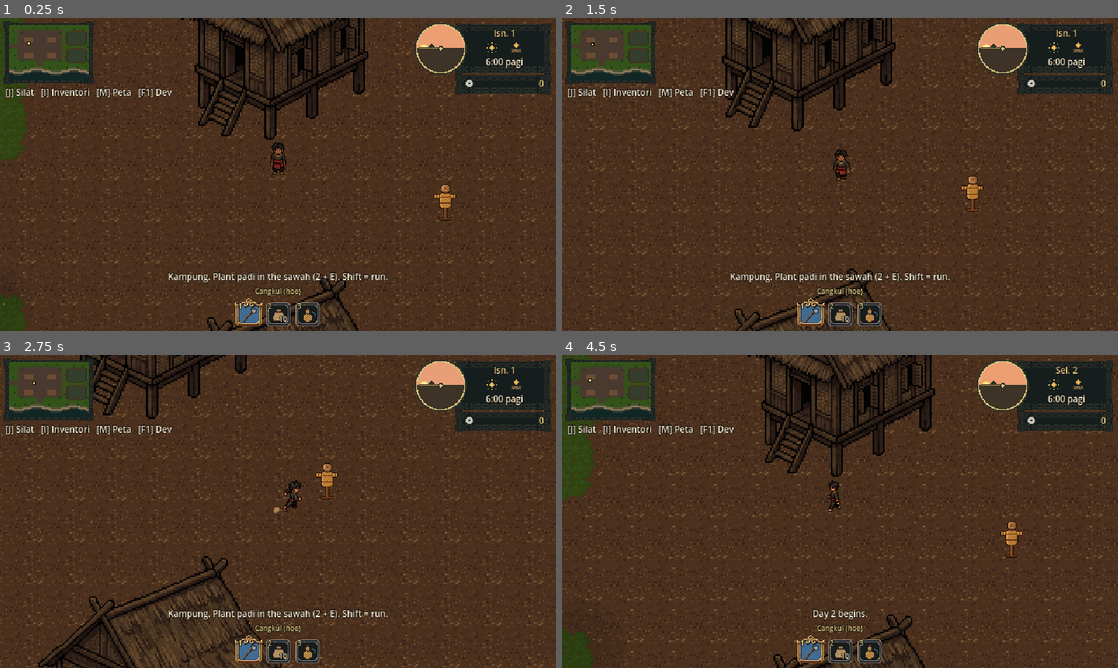
Above: before the commit, frames 1-4 (two rows, left to right).
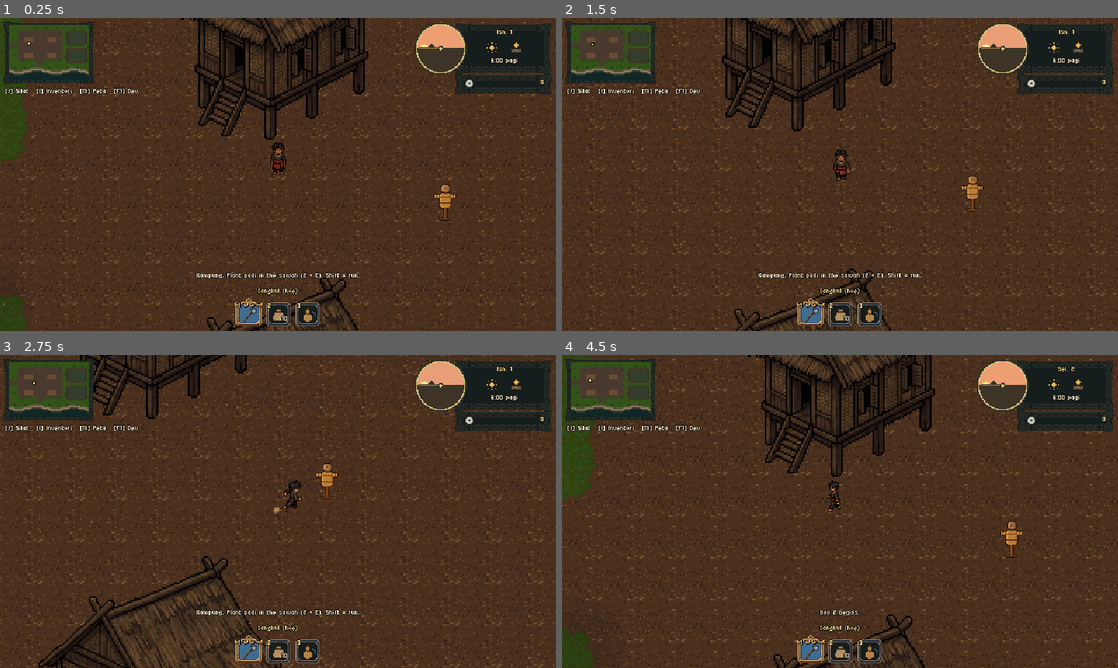
Above: after the commit, the same moments.

Repository: Hans2340/project-harvest
Game: Godot game, scene res://scenes/world/kampung.tscn
The game is run twice, just before and just after one commit, with the same random seed, the same clock (stepped at 60 frames per second) and the same inputs.
Inputs (mouse positions are in pixels of both pictures, inside the frame that each line leads up to):
- Up to frame 1 (0.25 s): no input
- Up to frame 2 (1.5 s): tap Enter at 0.5 s; move the mouse to (962, 158) at 0.52 s; hold D (move_right) 0.53-1.28 s; hold J (attack) 0.53-1.28 s; click (962, 158) at 0.67 s; move the mouse to (728, 190) at 1.27 s; hold S (move_down) from 1.28 s (still down); tap E (interact) at 1.35 s
- Up to frame 3 (2.75 s): move the mouse to (333, 442) at 2.02 s; release S (move_down) at 2.03 s; hold D (move_right) from 2.03 s (still down); hold Shift (run) from 2.03 s (still down)
- Up to frame 4 (4.5 s): move the mouse to (812, 574) at 2.77 s; release D (move_right) at 2.78 s; release Shift (run) at 2.78 s; hold W (move_up) 2.78-3.53 s; tap 1 (tool_1) at 2.85 s; click (812, 574) at 2.92 s; move the mouse to (1006, 558) at 3.52 s; hold J (attack) 3.53-4.28 s; hold A (move_left) from 3.53 s (still down); move the mouse to (673, 464) at 4.27 s; tap E (interact) at 4.35 s

The runs differ from the first frame. In frame 1, 1.7% of the frame differs, in the area x 0-98%, y 3-98%; in frame 2, 1.6%; in frame 3, 1.6%; in frame 4, 1.1%.

Commit message:
Pixel font: Micro 5 (OFL) at its native 11 px, crisp import, as the default UI theme font

Diff:
--- a/project.godot
+++ b/project.godot
@@ -32,6 +32,10 @@
 window/stretch/mode="viewport"
 window/stretch/aspect="expand"
 window/stretch/scale_mode="integer"
+
+[gui]
+
+theme/custom="res://resources/ui_theme.tres"
 
 [input]
 
--- /dev/null
+++ b/resources/ui_theme.tres
@@ -0,0 +1,7 @@
+[gd_resource type="Theme" load_steps=2 format=3]
+
+[ext_resource type="FontFile" path="res://assets/fonts/Micro5-Regular.ttf" id="1_font"]
+
+[resource]
+default_font = ExtResource("1_font")
+default_font_size = 11
--- a/scenes/ui/hud.tscn
+++ b/scenes/ui/hud.tscn
@@ -13,8 +13,8 @@
 offset_bottom = 134.0
 theme_override_colors/font_color = Color(0.95, 0.9, 0.8, 1)
 theme_override_colors/font_outline_color = Color(0.1, 0.08, 0.06, 1)
-theme_override_constants/outline_size = 3
-theme_override_font_sizes/font_size = 10
+theme_override_constants/outline_size = 2
+theme_override_font_sizes/font_size = 11
 text = "Day 1"
 
 [node name="Message" type="Label" parent="."]
@@ -28,8 +28,8 @@
 grow_vertical = 0
 theme_override_colors/font_color = Color(0.95, 0.9, 0.8, 1)
 theme_override_colors/font_outline_color = Color(0.1, 0.08, 0.06, 1)
-theme_override_constants/outline_size = 3
-theme_override_font_sizes/font_size = 10
+theme_override_constants/outline_size = 2
+theme_override_font_sizes/font_size = 11
 horizontal_alignment = 1
 
 [node name="MessageTimer" type="Timer" parent="."]
--- a/scripts/ui/dev_tools.gd
+++ b/scripts/ui/dev_tools.gd
@@ -51,7 +51,7 @@
 	var b := Button.new()
 	b.text = text
 	b.focus_mode = Control.FOCUS_NONE   # keep WASD/E for the game
-	b.add_theme_font_size_override("font_size", 8)
+	b.add_theme_font_size_override("font_size", UiSkin.FONT_SIZE)
 	b.custom_minimum_size = Vector2(0, 13)
 	b.pressed.connect(action)
 	_panel.add_child(b)
--- a/scripts/ui/ui_skin.gd
+++ b/scripts/ui/ui_skin.gd
@@ -44,12 +44,23 @@
 	return n
 
 
-static func label(text: String, size: int = 10, color := TEXT) -> Label:
+## The UI font (Micro 5, see `assets/fonts/README.md`) is a pixel font that is only crisp at
+## its native size or a whole multiple of it.
+const FONT_SIZE := 11
+const FONT_SIZE_BIG := 22
+
+
+## Pixel-font size for a requested size: headings (16 and up) get 2x, everything else 1x.
+static func font_px(size: int) -> int:
+	return FONT_SIZE_BIG if size >= 16 else FONT_SIZE
+
+
+static func label(text: String, size: int = FONT_SIZE, color := TEXT) -> Label:
 	var l := Label.new()
 	l.text = text
-	l.add_theme_font_size_override("font_size", size)
+	l.add_theme_font_size_override("font_size", font_px(size))
 	l.add_theme_color_override("font_color", color)
 	l.add_theme_color_override("font_outline_color", OUTLINE)
-	l.add_theme_constant_override("outline_size", 3)
+	l.add_theme_constant_override("outline_size", 2)
 	l.mouse_filter = Control.MOUSE_FILTER_IGNORE
 	return l
Binary file added: assets/fonts/Micro5-Regular.ttf
Not shown, added: assets/fonts/Micro5-Regular.ttf.import
Not shown, added: assets/fonts/OFL.txt
